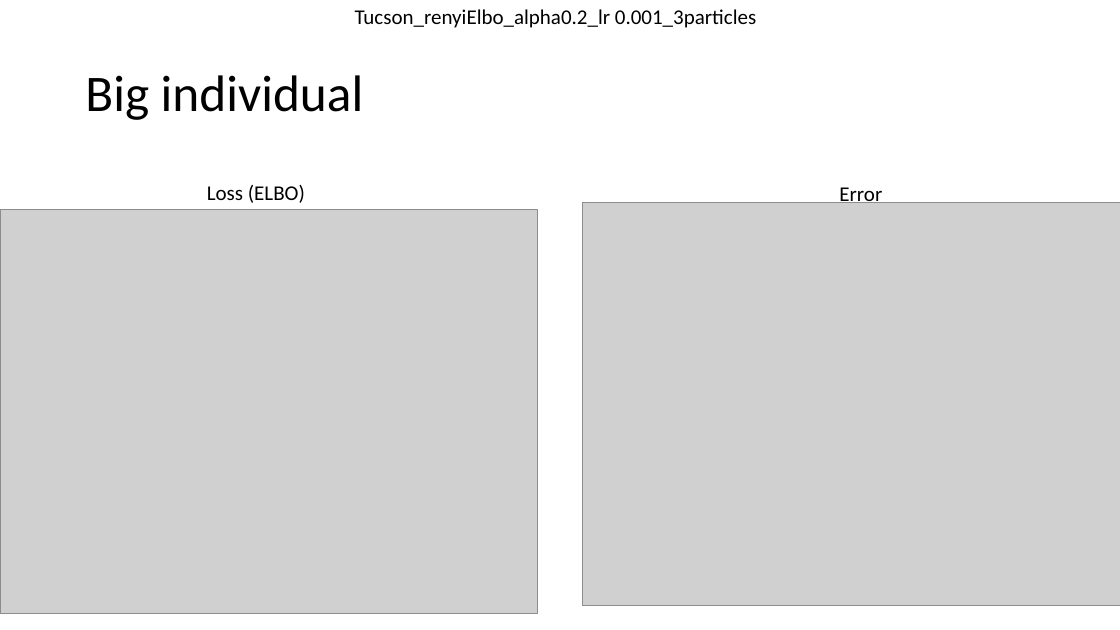
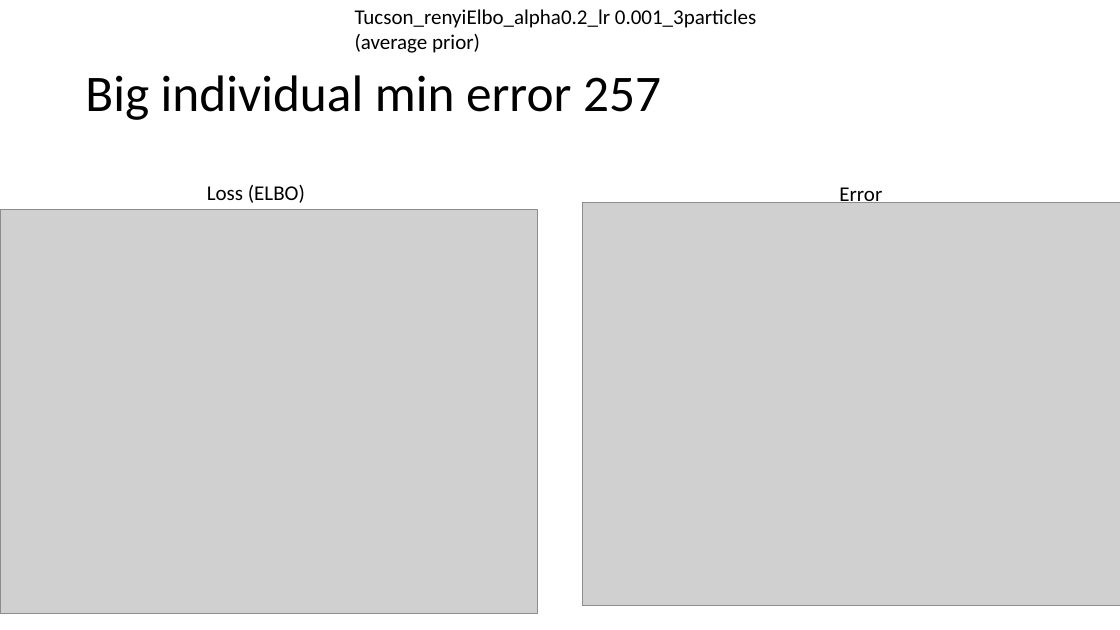
Before and after one commit to AmiroooTheWalnut/MobilityInference, a slide deck: slide 20 of MiscArtifacts/TucsonTestsModel1.pptx. Drawn at 1120x630 pixels with LibreOffice and Linux fonts; fonts in the diff are those of the drawing; grey boxes stand for pictures. Boxes give left, top, right and bottom in pixels: in the first picture for what was removed or moved away, otherwise in the second. Text is boxed around its words. In the diff, an @@ line names an element or a change of style, - is before the commit and + after.

```diff
--- a/MiscArtifacts/TucsonTestsModel1.pptx
+++ b/MiscArtifacts/TucsonTestsModel1.pptx
@@ text at [355,9,756,53]: text changed @@
-Tucson_renyiElbo_alpha0.2_lr 0.001_3particles
+Tucson_renyiElbo_alpha0.2_lr 0.001_3particles (average prior)
@@ title at [85,75,661,120]: text changed @@
-Big individual
+Big individual min error 257
```
Also in this commit, not shown: 2 other slides changed, 1 slide added, 1 other file.
